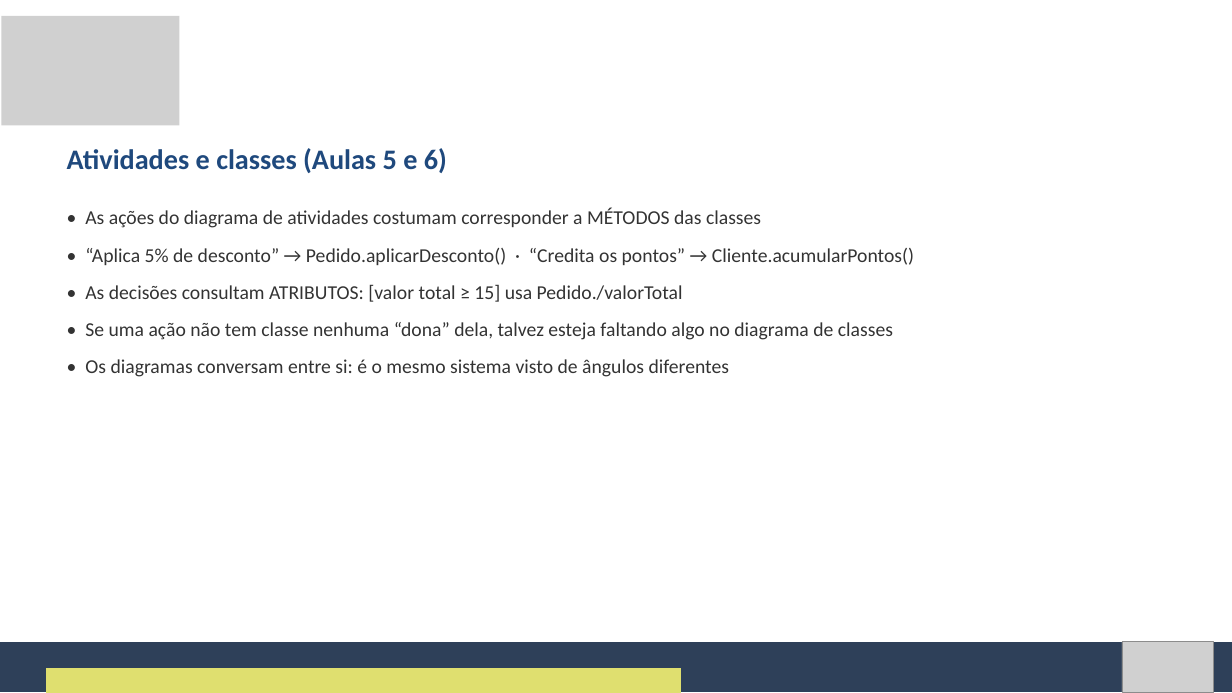
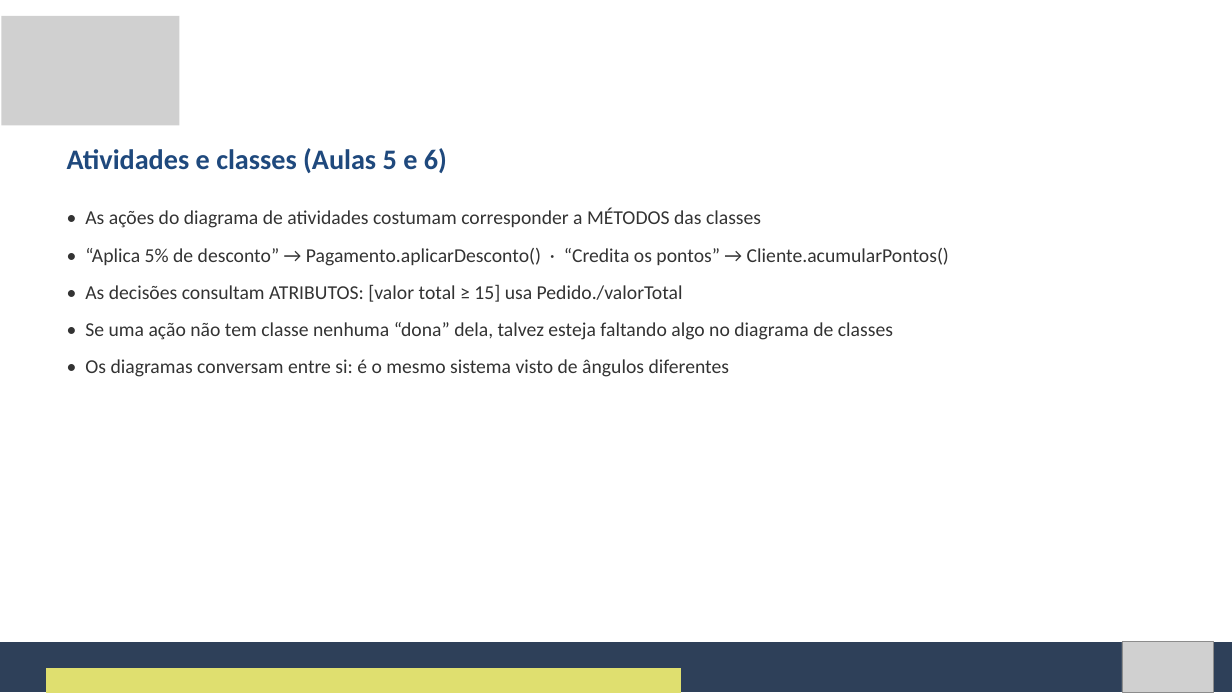
Before and after one commit to Natan20/Curso-Modelagem-De-Sistemas-Material, a slide deck: slide 50 of Aula 07 - 02-10-2026/Aula 7 - Slides.pptx (slide 49 before the commit). Drawn at 1232x693 pixels with LibreOffice and Linux fonts; fonts in the diff are those of the drawing; grey boxes stand for pictures. Boxes give left, top, right and bottom in pixels: in the first picture for what was removed or moved away, otherwise in the second. Text is boxed around its words. In the diff, an @@ line names an element or a change of style, - is before the commit and + after.

```diff
--- a/Aula 07 - 02-10-2026/Aula 7 - Slides.pptx
+++ b/Aula 07 - 02-10-2026/Aula 7 - Slides.pptx
@@ text at [85, 248, 949, 266]: text changed @@
-• “Aplica 5% de desconto” → Pedido.aplicarDesconto() · “Credita os pontos” → Cliente.acumularPontos()
+• “Aplica 5% de desconto” → Pagamento.aplicarDesconto() · “Credita os pontos” → Cliente.acumularPontos()
```
Also in this commit, not shown: 18 other slides changed, 15 slides added, 2 other files.
